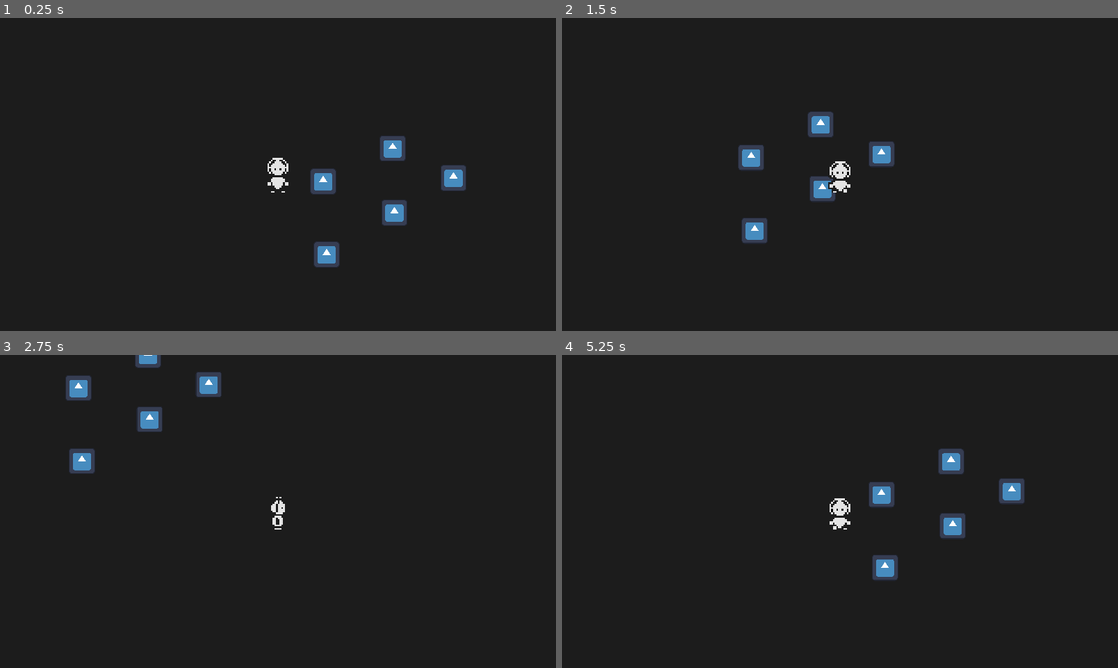
Above: before the commit, frames 1-4 (two rows, left to right).
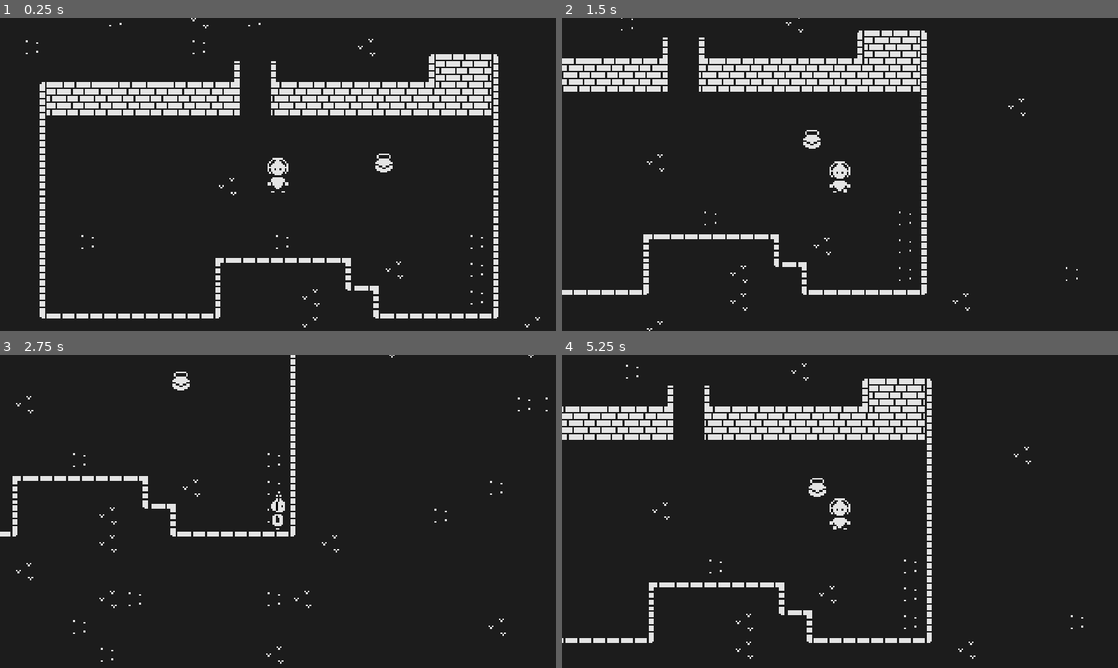
Above: after the commit, the same moments.

Repository: TangTaksin/1Bit-Game-jam-2023
Game: Godot game, scene res://Scenes/level_1.tscn
Same seed, same stepped clock (60 frames per second), same inputs: the game is played once before the commit and once after it. Before the commit the project starts from res://Scenes/main.tscn. The engine's default icon, where the game draws it, is replaced by a stand-in: a white triangle on a blue panel in a dark square.
Inputs:
- Up to frame 1 (0.25 s): no input
- Up to frame 2 (1.5 s): hold D (move_right) 0.53-1.28 s; hold S (move_down) from 1.28 s (still down)
- Up to frame 3 (2.75 s): release S (move_down) at 2.03 s; hold D (move_right) from 2.03 s (still down)
- Up to frame 4 (5.25 s): release D (move_right) at 2.78 s; hold W (move_up) 2.78-3.53 s; hold A (move_left) 3.53-5.03 s; hold S (move_down) from 5.03 s (still down)

The runs differ from the first frame. In frame 1, 11% of the frame differs, in the area x 4-98%, y 0-99%; in frame 2, 9.1%; in frame 3, 3.3%; in frame 4, 9.2%.

Commit message:
Update collision layer and mask

Diff:
--- a/Asset Pack 1-bit/porps/pot.gd
+++ b/Asset Pack 1-bit/porps/pot.gd
@@ -1,11 +1 @@
 extends StaticBody2D
-
-var player: PlayerCharacter
-
-func interacted():
-	player.pick_up(self)
-
-
-
-func picked_up():
-	$Sprite2D.position = Vector2(-11,0)
--- a/Asset Pack 1-bit/porps/pot.tscn
+++ b/Asset Pack 1-bit/porps/pot.tscn
@@ -7,8 +7,7 @@
 radius = 7.00194
 
 [node name="pot" type="StaticBody2D"]
-collision_layer = 3
-collision_mask = 0
+collision_layer = 2
 script = ExtResource("1_l32oq")
 
 [node name="Sprite2D" type="Sprite2D" parent="."]
--- a/Scenes/level_1.tscn
+++ b/Scenes/level_1.tscn
@@ -278,7 +278,7 @@
 0:5/0/physics_layer_0/angular_velocity = 0.0
 
 [sub_resource type="TileSet" id="TileSet_k1rj1"]
-physics_layer_0/collision_layer = 1
+physics_layer_0/collision_layer = 4
 sources/0 = SubResource("TileSetAtlasSource_o7tla")
 
 [node name="Level1" type="Node2D"]
--- a/Scenes/player.tscn
+++ b/Scenes/player.tscn
@@ -154,7 +154,7 @@
 [node name="PlayerCharacter" type="CharacterBody2D"]
 z_index = 1
 y_sort_enabled = true
-collision_layer = 0
+collision_mask = 6
 script = ExtResource("1_4cn0g")
 speed = 100.0
 
--- a/Scripts/playerCharacter.gd
+++ b/Scripts/playerCharacter.gd
@@ -1,12 +1,11 @@
 extends CharacterBody2D
-class_name PlayerCharacter
+class_name Player
 
 @export var speed: float = 300
 @export var has_acceleration: = false
 @export var acceleration: = 1000
 @export var deacceleration: = 1000
 var facing := Vector2.DOWN
-var carried_object = null
 
 @onready var anim_sprite: AnimatedSprite2D = $AnimatedSprite2D as AnimatedSprite2D
 
--- a/project.godot
+++ b/project.godot
@@ -11,7 +11,7 @@
 [application]
 
 config/name="1BitGameJam2023"
-run/main_scene="res://Scenes/main.tscn"
+run/main_scene="res://Scenes/level_1.tscn"
 config/features=PackedStringArray("4.1", "GL Compatibility")
 config/icon="res://icon.svg"
 
@@ -54,6 +54,11 @@
 "events": [Object(InputEventKey,"resource_local_to_scene":false,"resource_name":"","device":-1,"window_id":0,"alt_pressed":false,"shift_pressed":false,"ctrl_pressed":false,"meta_pressed":false,"pressed":false,"keycode":0,"physical_keycode":32,"key_label":0,"unicode":32,"echo":false,"script":null)
 ]
 }
+interact={
+"deadzone": 0.5,
+"events": [Object(InputEventKey,"resource_local_to_scene":false,"resource_name":"","device":-1,"window_id":0,"alt_pressed":false,"shift_pressed":false,"ctrl_pressed":false,"meta_pressed":false,"pressed":false,"keycode":0,"physical_keycode":69,"key_label":0,"unicode":101,"echo":false,"script":null)
+]
+}
 pick_up={
 "deadzone": 0.5,
 "events": [Object(InputEventKey,"resource_local_to_scene":false,"resource_name":"","device":-1,"window_id":0,"alt_pressed":false,"shift_pressed":false,"ctrl_pressed":false,"meta_pressed":false,"pressed":false,"keycode":0,"physical_keycode":69,"key_label":0,"unicode":101,"echo":false,"script":null)
@@ -62,8 +67,9 @@
 
 [layer_names]
 
-2d_physics/layer_1="obstacles"
+2d_physics/layer_1="player"
 2d_physics/layer_2="interactables"
+2d_physics/layer_3="obstacles"
 
 [rendering]
 
Not shown: 1 places in Asset Pack 1-bit/porps/pot.tscn that only renumber resources
Not shown: 1 places in Scenes/level_1.tscn that only renumber resources
